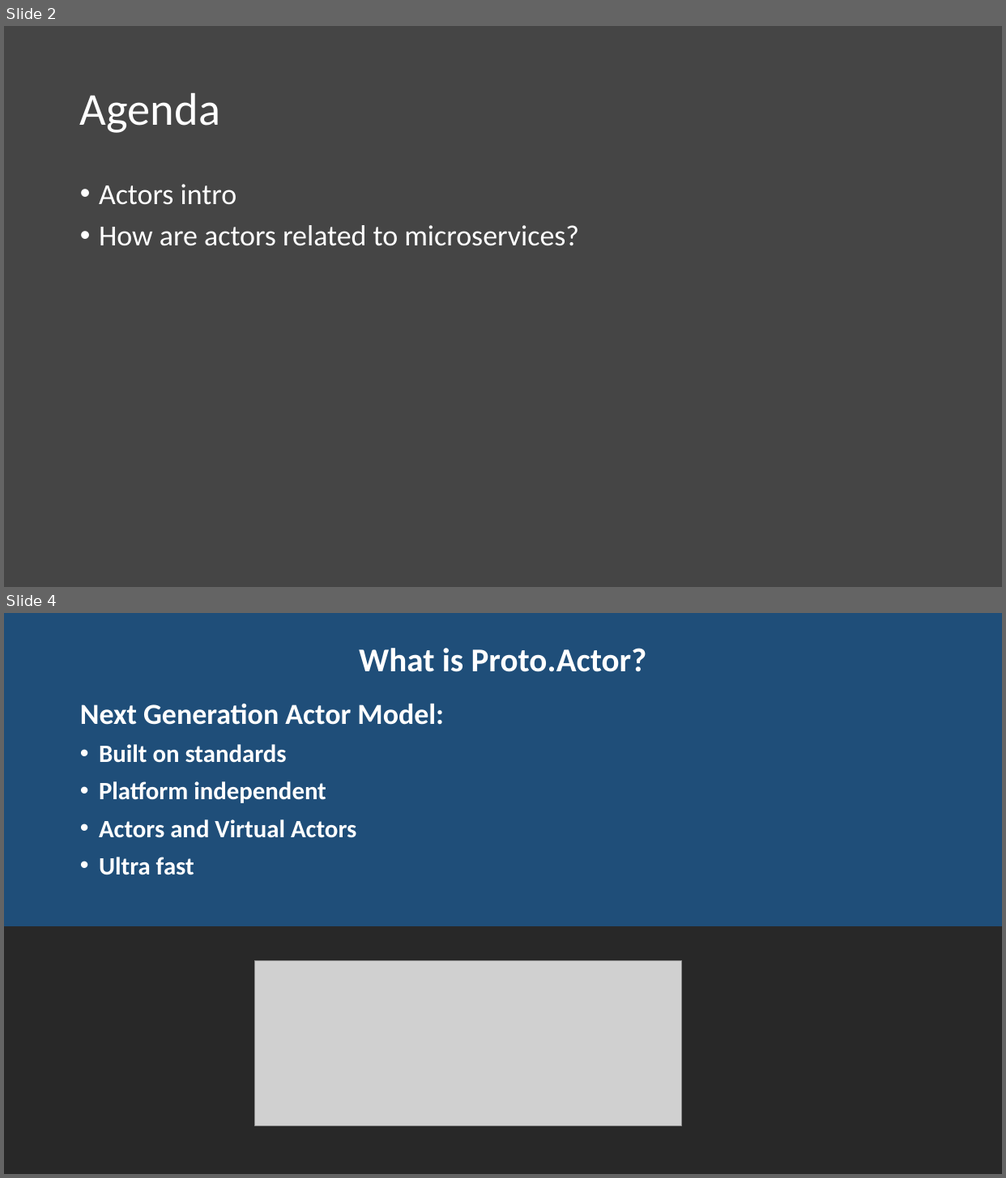
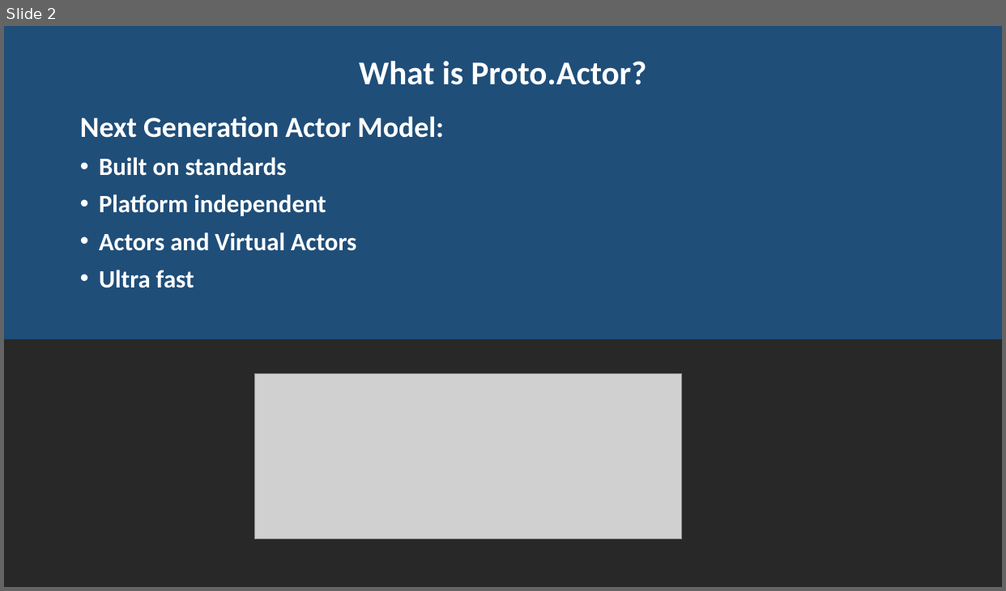
Before and after one commit to rogeralsing/Presentations, a slide deck: ProtoActor/QConSP/protoactor.pptx. Shown one above the other, each under a label of ours: slides 2 and 4 before the commit, slide 2 after it; the slides between them are not shown. The pictures are 1006x1178 and 1006x591 pixels, drawn with LibreOffice and Linux fonts; fonts in the diff are those of the drawing; grey boxes stand for pictures. Boxes give left, top, right and bottom in pixels: in the first picture for what was removed or moved away, otherwise in the second. Text is boxed around its words. In the diff, an @@ line names an element or a change of style, - is before the commit and + after.

```diff
--- a/ProtoActor/QConSP/protoactor.pptx
+++ b/ProtoActor/QConSP/protoactor.pptx
@@ slide 2 removed at box(4, 26, 1002, 587), background #454545 @@
@@ title removed at box(80, 93, 220, 133) @@
-Agenda
@@ text removed at box(99, 184, 579, 246) @@
-• Actors intro
-• How are actors related to microservices?
@@ what was slide 4 is now slide 2 @@
```
Also in this commit, not shown: 3 slides changed, 1 other slide removed, 29 other files.
